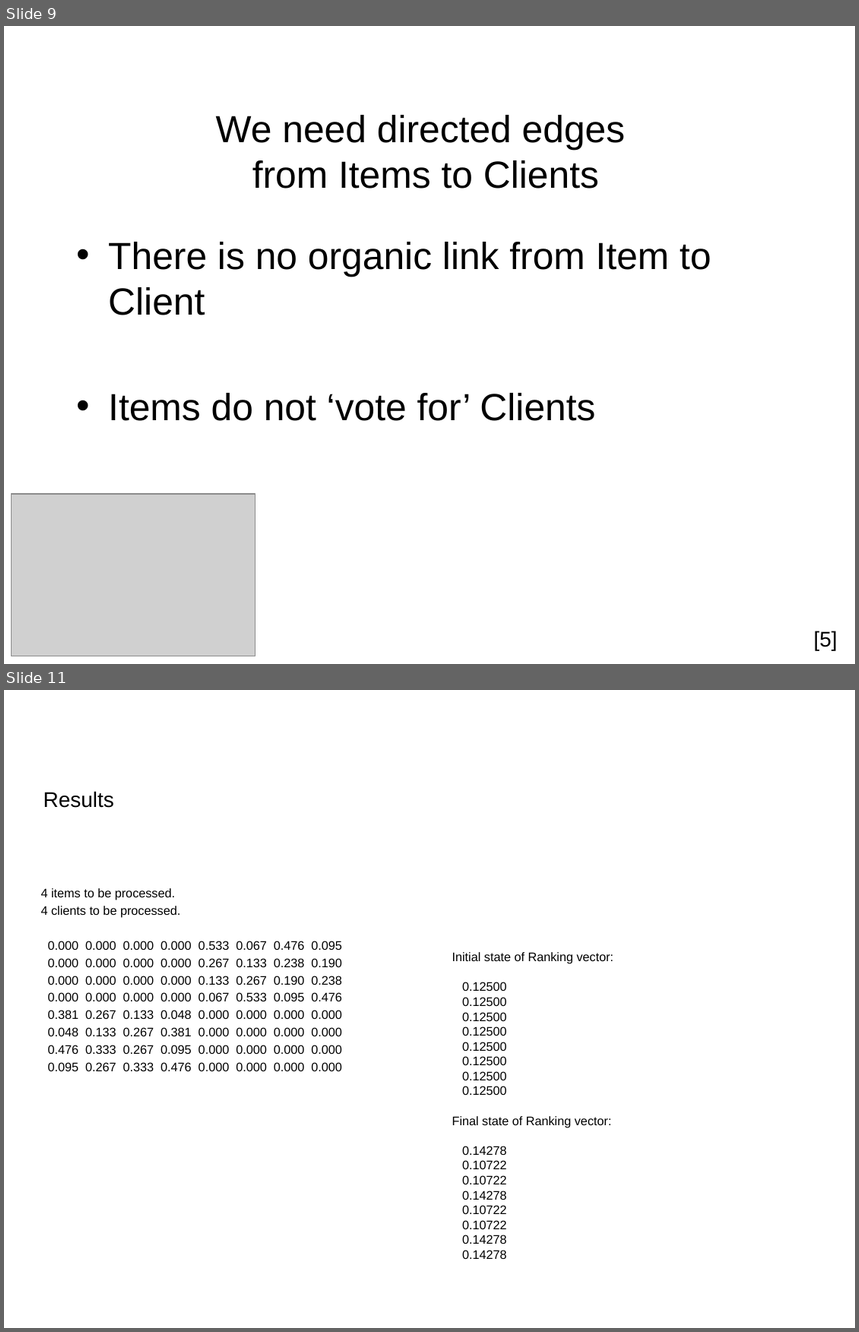
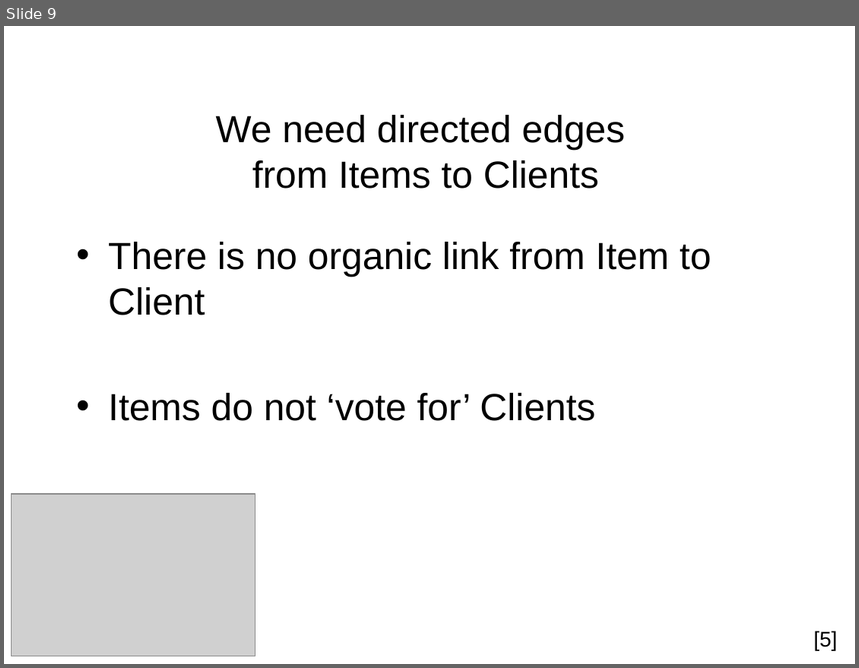
Before and after one commit to nicomp42/CS7081Spring2016Group01FinalProject, a slide deck: Team 01 Final Project.pptx. Shown one above the other, each under a label of ours: slides 9 and 11 before the commit, slide 9 after it; the slides between them are not shown. The pictures are 859x1332 and 859x668 pixels, drawn with LibreOffice and Linux fonts; fonts in the diff are those of the drawing; grey boxes stand for pictures; background and template pictures are left out. Boxes give left, top, right and bottom in pixels: in the first picture for what was removed or moved away, otherwise in the second. Text is boxed around its words. In the diff, an @@ line names an element or a change of style, - is before the commit and + after.

```diff
--- a/Team 01 Final Project.pptx
+++ b/Team 01 Final Project.pptx
@@ slide 11 removed at [4, 690, 855, 1328], background #FFFFFF @@
@@ text removed at [44, 791, 114, 808] @@
-Results
@@ text removed at [41, 888, 342, 1072] @@
-4 items to be processed.
-4 clients to be processed.
-0.000 0.000 0.000 0.000 0.533 0.067 0.476 0.095
-0.000 0.000 0.000 0.000 0.267 0.133 0.238 0.190
-0.000 0.000 0.000 0.000 0.133 0.267 0.190 0.238
-0.000 0.000 0.000 0.000 0.067 0.533 0.095 0.476
-0.381 0.267 0.133 0.048 0.000 0.000 0.000 0.000
-0.048 0.133 0.267 0.381 0.000 0.000 0.000 0.000
-0.476 0.333 0.267 0.095 0.000 0.000 0.000 0.000
-0.095 0.267 0.333 0.476 0.000 0.000 0.000 0.000
@@ text removed at [452, 952, 614, 1259] @@
-Initial state of Ranking vector:
-0.12500
-0.12500
-0.12500
-0.12500
-0.12500
-0.12500
-0.12500
-0.12500
-Final state of Ranking vector:
-0.14278
-0.10722
-0.10722
-0.14278
-0.10722
-0.10722
-0.14278
-0.14278
```
Also in this commit, not shown: 2 slides changed, 1 slide added, 1 other slide removed, 1 other file.
